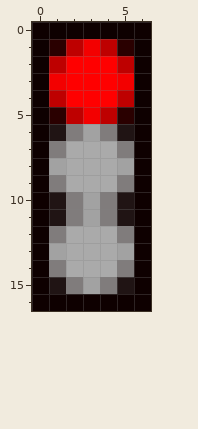
Pixel-art sprite, stored at resources/images/light_signal_red.png. Above: the version before the commit.
The file is 7x17 pixels.
And afterwards:
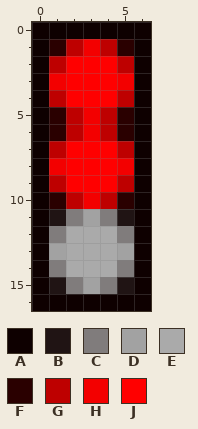
Palette (. is transparent): A #0e0000  B #201414  C #807c7c  D #a2a2a2  E #aaaaaa  F #2a0000  G #be0000  H #f30000  J #ff0000
Edits made:
@@ x 0..6 @@
  5 AFGHGFA
- 6 ABCDCBA
- 7 ACEEECA
- 8 ADEEEDA
- 9 ACEEECA
-10 ABCDCBA
+ 6 AFGHGFA
+ 7 AGJJJGA
+ 8 AHJJJHA
+ 9 AGJJJGA
+10 AFGHGFA
 11 ABCDCBA
